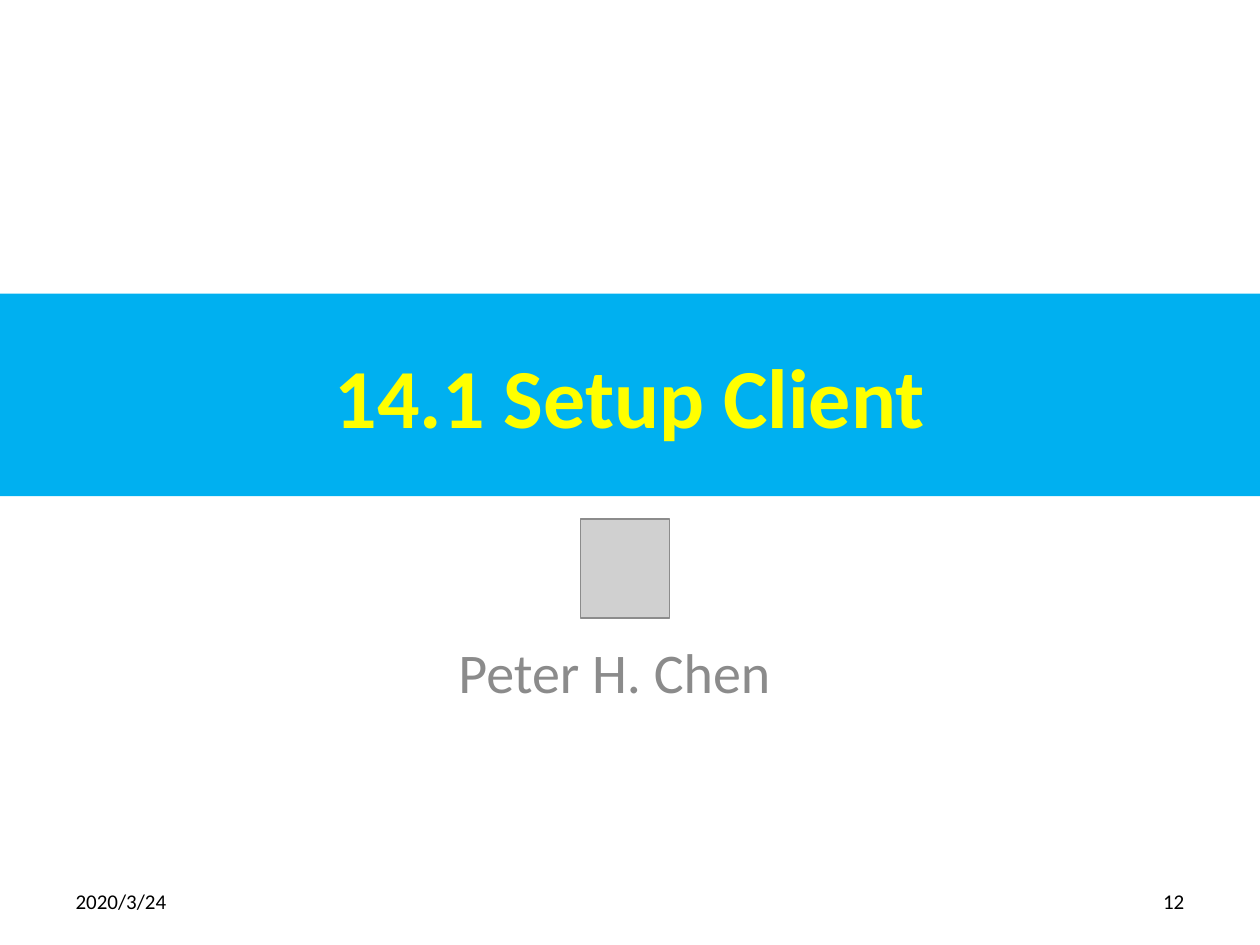
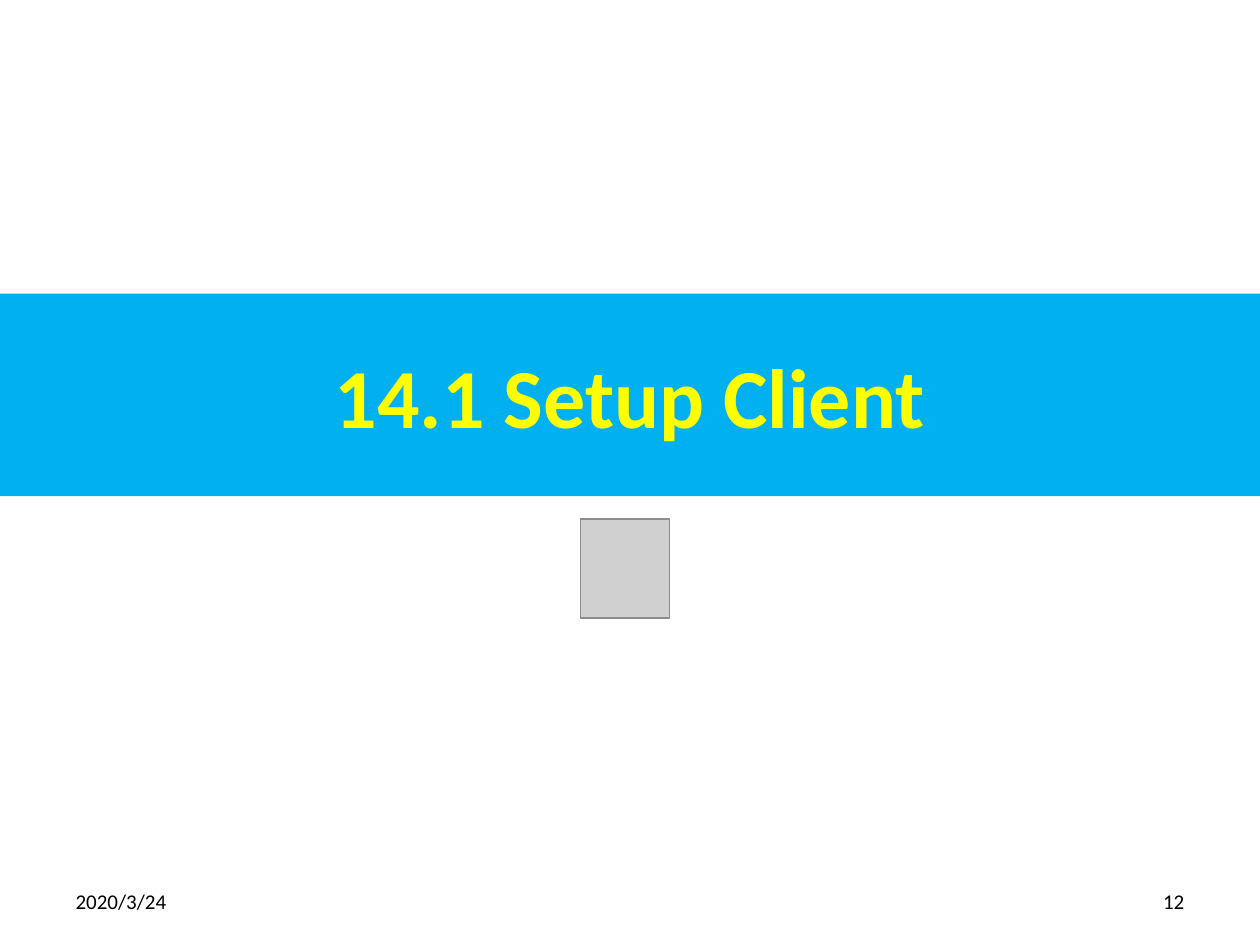
Before and after one commit to peterhchen/700_GraphQL, a slide deck: slide 12 of 14_ReactIntegration.pptx. Drawn at 1260x945 pixels with LibreOffice and Linux fonts; fonts in the diff are those of the drawing; grey boxes stand for pictures. Boxes give left, top, right and bottom in pixels: in the first picture for what was removed or moved away, otherwise in the second. Text is boxed around its words. In the diff, an @@ line names an element or a change of style, - is before the commit and + after.

```diff
--- a/14_ReactIntegration.pptx
+++ b/14_ReactIntegration.pptx
@@ subtitle removed at [458,654,771,694] @@
-Peter H. Chen
```
